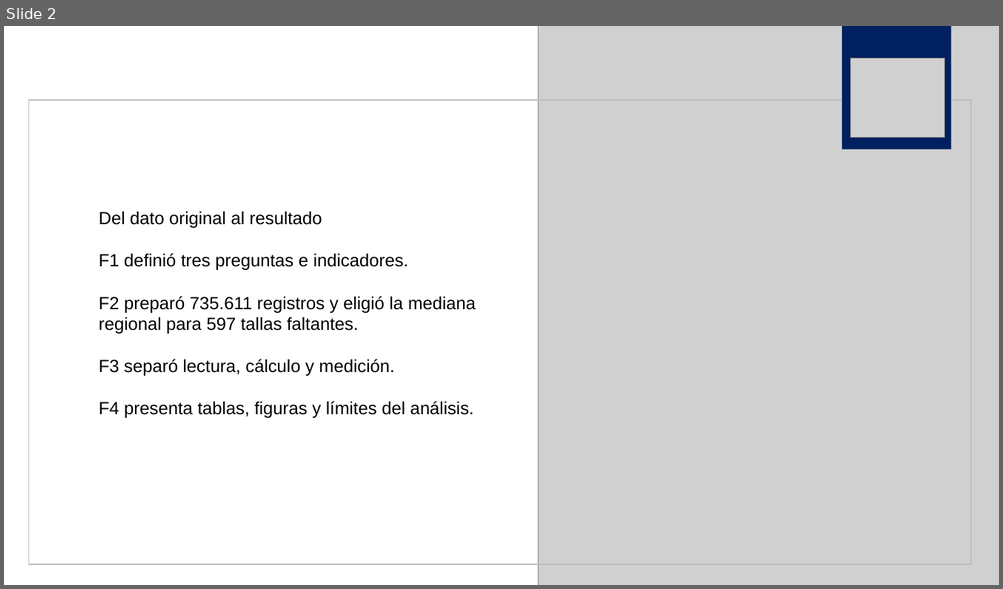
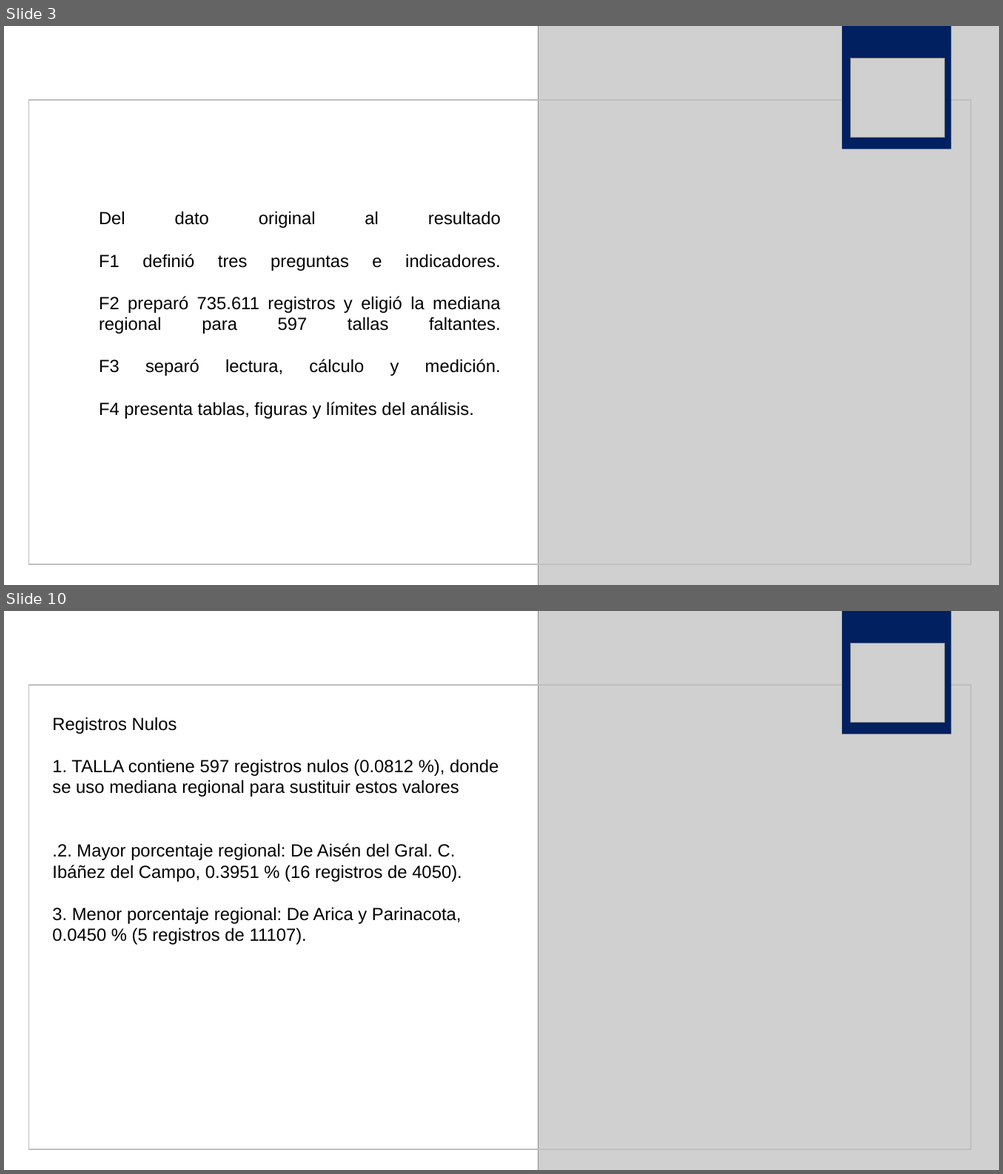
Before and after one commit to jorgealtamiranonavarrete-art/proyecto-grupo2, a slide deck: F4/f4_presentacion_grupo2.pptx. Shown one above the other, each under a label of ours: slide 2 before the commit, slides 3 and 10 after it; the slides between them are not shown. The pictures are 1003x589 and 1003x1174 pixels, drawn with LibreOffice and Linux fonts; fonts in the diff are those of the drawing; grey boxes stand for pictures. Boxes give left, top, right and bottom in pixels: in the first picture for what was removed or moved away, otherwise in the second. Text is boxed around its words. In the diff, an @@ line names an element or a change of style, - is before the commit and + after.

```diff
--- a/F4/f4_presentacion_grupo2.pptx
+++ b/F4/f4_presentacion_grupo2.pptx
@@ slide 10 added at [4,611,999,1170], background #FFFFFF @@
@@ picture added at [538,611,999,1170] @@
@@ rectangle added at [842,611,950,734], fill #002060 @@
@@ picture added at [851,643,945,722] @@
@@ rectangle added at [28,685,971,1150], outline #BFBFBF 1 pt @@
@@ text added at [52,717,498,945], 17 pt, text #000000 @@
+Registros Nulos
+1. TALLA contiene 597 registros nulos (0.0812 %), donde se uso mediana regional para sustituir estos valores
+.2. Mayor porcentaje regional: De Aisén del Gral. C. Ibáñez del Campo, 0.3951 % (16 registros de 4050).
+3. Menor porcentaje regional: De Arica y Parinacota, 0.0450 % (5 registros de 11107).
@@ what was slide 2 is now slide 3 @@
@@ slide 3 changed as well @@
@@ text "Del dato original al resultado ..." at [99,211,501,419]: alignment left to justified @@
```
Also in this commit, not shown: 2 other slides changed, 15 other slides added, 3 slides removed.
